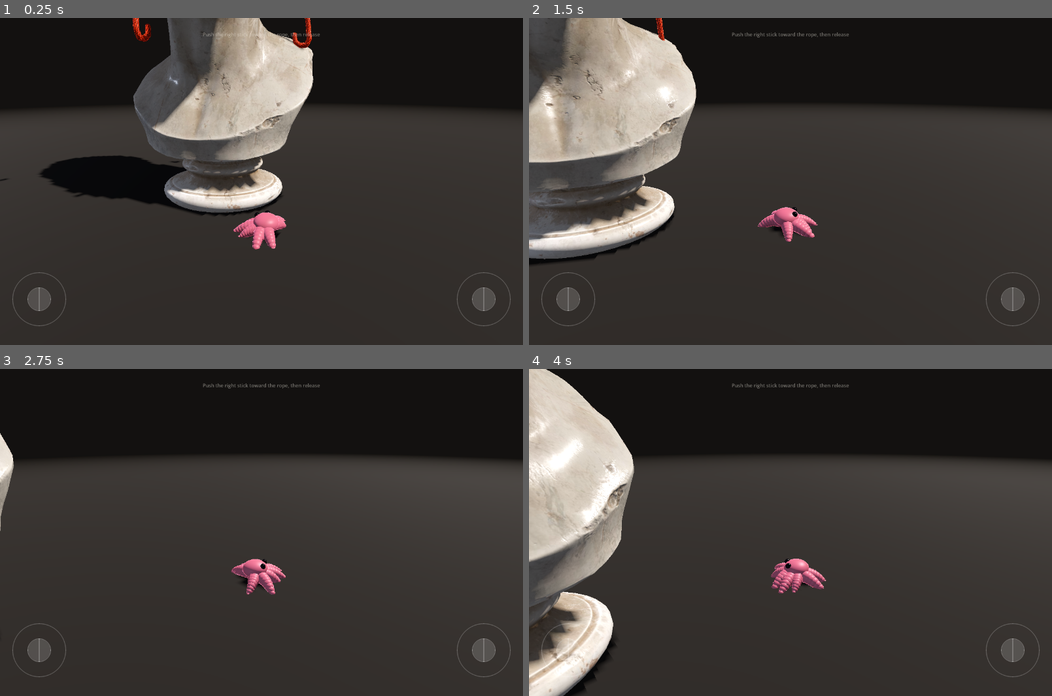
Above: before the commit, frames 1-4 (two rows, left to right).
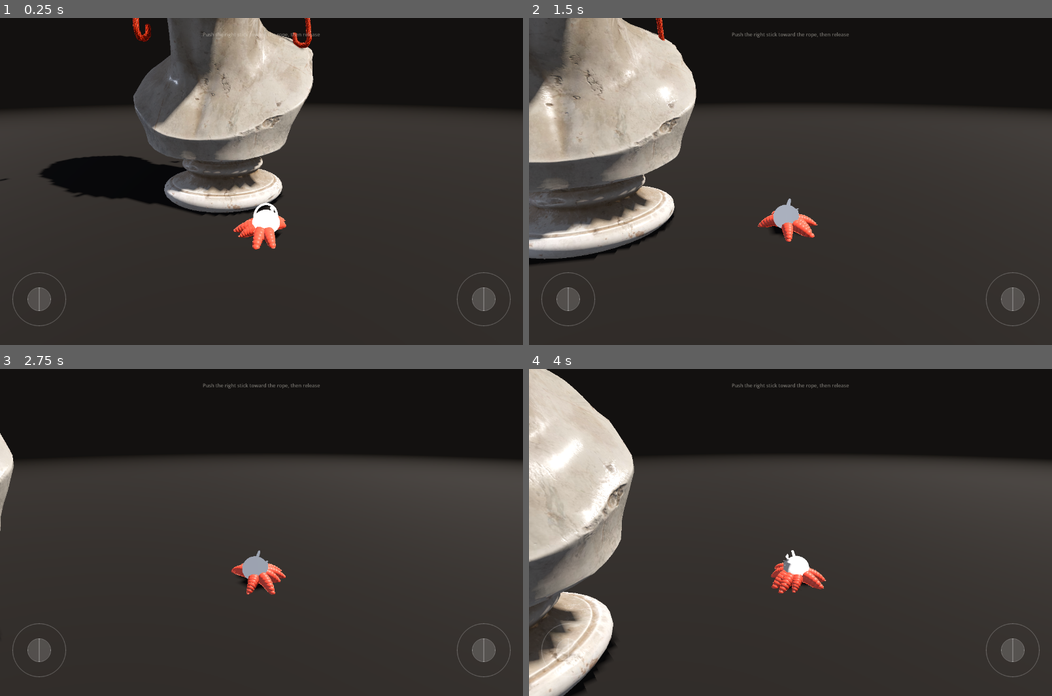
Above: after the commit, the same moments.

Repository: YoungSx/musubi
Game: Godot game, scene res://scenes/main/octopus_play.tscn
Same seed, same stepped clock (60 frames per second), same inputs: the game is played once before the commit and once after it.
Inputs (mouse positions are in pixels of both pictures, inside the frame that each line leads up to):
- Up to frame 1 (0.25 s): no input
- Up to frame 2 (1.5 s): tap Enter at 0.5 s; move the mouse to (905, 165) at 0.52 s; hold D (octopus_right) 0.53-1.25 s; tap Z at 0.6 s; click (905, 165) at 0.67 s; tap Space at 0.77 s; drag from (685, 197) to (764, 246) at 1.27 s
- Up to frame 3 (2.75 s): move the mouse to (313, 460) at 2.02 s; hold D (octopus_right) from 2.03 s (still down); tap O at 2.1 s
- Up to frame 4 (4 s): release D (octopus_right) at 2.75 s; drag from (764, 597) to (633, 483) at 2.77 s; move the mouse to (947, 581) at 3.52 s; hold A (octopus_left) from 3.53 s (still down); tap F at 3.6 s; tap Space at 3.77 s

The runs differ from the first frame. In frame 1, 0.7% of the frame differs, in the area x 44-55%, y 56-71%; in frame 2, 0.7%; in frame 3, 0.7%; in frame 4, 0.8%, in the area x 46-57%, y 55-69%.

Commit message:
feat(octopus): integrate Takoyaki mascot 3D model for character mantle

Diff:
--- a/assets/materials/octopus.tres
+++ b/assets/materials/octopus.tres
@@ -2,8 +2,8 @@
 
 [resource]
 resource_name = "Octopus"
-albedo_color = Color(0.72, 0.36, 0.46, 1)
-roughness = 0.45
+albedo_color = Color(0.93, 0.35, 0.3, 1)
+roughness = 0.4
 rim_enabled = true
-rim = 0.45
-rim_tint = 0.3
+rim = 0.5
+rim_tint = 0.35
--- a/scenes/octopus/octopus.tscn
+++ b/scenes/octopus/octopus.tscn
@@ -4,43 +4,15 @@
 [ext_resource type="Resource" path="res://data/octopus/default_octopus.tres" id="2_config"]
 [ext_resource type="Script" path="res://scripts/octopus/octopus_skin.gd" id="3_skin"]
 [ext_resource type="Material" path="res://assets/materials/octopus.tres" id="4_material"]
-
-[sub_resource type="SphereMesh" id="SphereMesh_mantle"]
-radius = 0.055
-height = 0.075
-radial_segments = 20
-rings = 10
-
-[sub_resource type="SphereMesh" id="SphereMesh_eye"]
-radius = 0.012
-height = 0.024
-radial_segments = 10
-rings = 6
-
-[sub_resource type="StandardMaterial3D" id="StandardMaterial3D_eye"]
-resource_name = "OctopusEye"
-albedo_color = Color(0.1, 0.09, 0.12, 1)
-roughness = 0.2
+[ext_resource type="PackedScene" path="res://assets/models/octopus/takoyaki_mascot.glb" id="5_mascot"]
 
 [node name="Octopus" type="Node3D" node_paths=PackedStringArray("skin")]
 script = ExtResource("1_octopus")
 config = ExtResource("2_config")
 skin = NodePath("Arms")
 
-[node name="Mantle" type="MeshInstance3D" parent="."]
+[node name="Mascot" parent="." instance=ExtResource("5_mascot")]
 transform = Transform3D(1, 0, 0, 0, 1, 0, 0, 0, 1, 0, 0.022, 0)
-mesh = SubResource("SphereMesh_mantle")
-surface_material_override/0 = ExtResource("4_material")
-
-[node name="EyeLeft" type="MeshInstance3D" parent="Mantle"]
-transform = Transform3D(1, 0, 0, 0, 1, 0, 0, 0, 1, 0.024, 0.022, -0.036)
-mesh = SubResource("SphereMesh_eye")
-surface_material_override/0 = SubResource("StandardMaterial3D_eye")
-
-[node name="EyeRight" type="MeshInstance3D" parent="Mantle"]
-transform = Transform3D(1, 0, 0, 0, 1, 0, 0, 0, 1, -0.024, 0.022, -0.036)
-mesh = SubResource("SphereMesh_eye")
-surface_material_override/0 = SubResource("StandardMaterial3D_eye")
 
 [node name="Arms" type="MultiMeshInstance3D" parent="."]
 material_override = ExtResource("4_material")
Binary file added: assets/models/octopus/takoyaki_mascot.glb
Not shown, added: assets/models/octopus/takoyaki_mascot.glb.import
